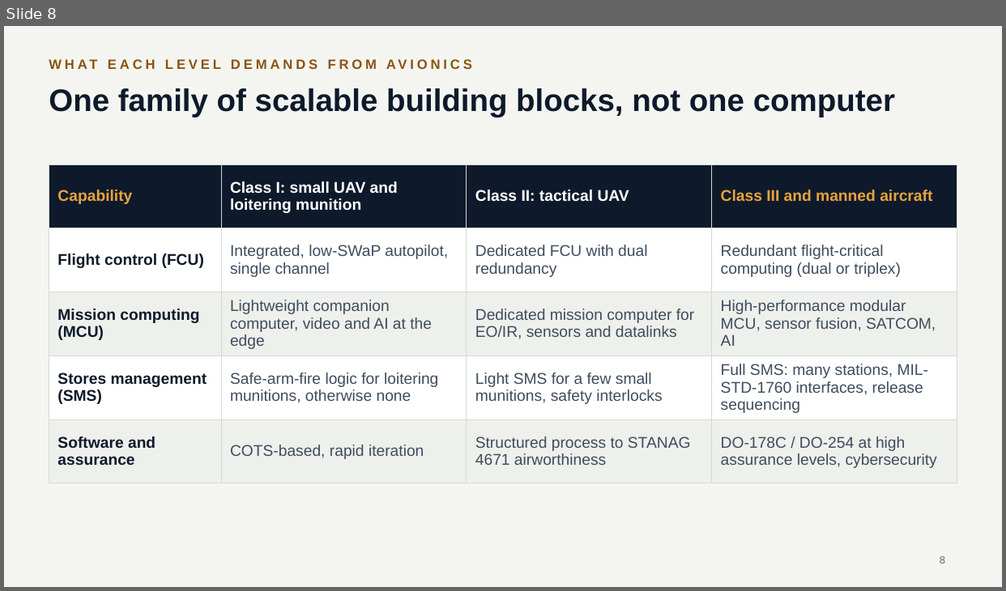
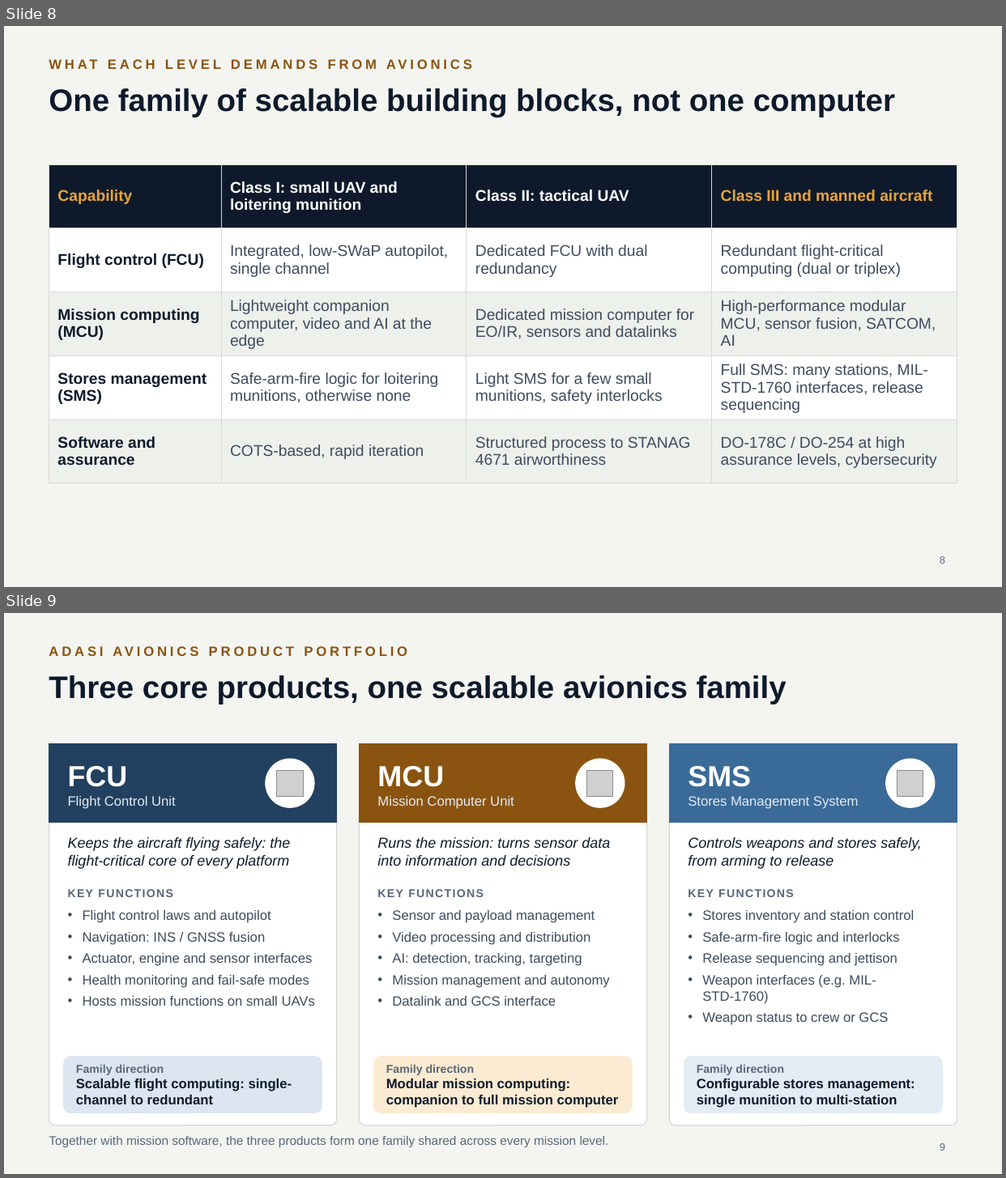
Before and after one commit to mmasabi/AIRepo, a slide deck: Avionics_CoE_Presentation.pptx. Shown one above the other, each under a label of ours: slide 8 before the commit, slides 8 and 9 after it. The pictures are 1006x591 and 1006x1178 pixels, drawn with LibreOffice and Linux fonts; fonts in the diff are those of the drawing; grey boxes stand for pictures. Boxes give left, top, right and bottom in pixels: in the first picture for what was removed or moved away, otherwise in the second. Text is boxed around its words. In the diff, an @@ line names an element or a change of style, - is before the commit and + after.

```diff
--- a/Avionics_CoE_Presentation.pptx
+++ b/Avionics_CoE_Presentation.pptx
@@ slide 9 added at [4, 613, 1002, 1174], background #F4F5F1 @@
@@ text added at [49, 643, 957, 669], 13 pt, text #8A5410, bold @@
+ADASI AVIONICS PRODUCT PORTFOLIO
@@ title added at [49, 675, 786, 704], 30 pt, text #0E1A2B, bold @@
+Three core products, one scalable avionics family
@@ rounded rectangle added at [49, 744, 336, 1126], fill #FFFFFF, outline #D5DAD6 1 pt @@
@@ rectangle added at [49, 744, 336, 823], fill #22405F, outline #22405F 0.75 pt, 13 pt, text #E3ECF5 @@
+FCU
+Flight Control Unit
@@ rounded rectangle added at [359, 744, 646, 1126], fill #FFFFFF, outline #D5DAD6 1 pt @@
@@ rectangle added at [359, 744, 646, 823], fill #8A5410, outline #8A5410 0.75 pt, 13 pt, text #E3ECF5 @@
+MCU
+Mission Computer Unit
@@ rounded rectangle added at [670, 744, 957, 1126], fill #FFFFFF, outline #D5DAD6 1 pt @@
@@ rectangle added at [670, 744, 957, 823], fill #3A6A98, outline #3A6A98 0.75 pt, 13 pt, text #E3ECF5 @@
+SMS
+Stores Management System
@@ ellipse added at [266, 759, 314, 807], fill #FFFFFF, outline #FFFFFF 1 pt @@
@@ picture added at [276, 770, 303, 796] @@
@@ ellipse added at [576, 759, 624, 807], fill #FFFFFF, outline #FFFFFF 1 pt @@
@@ picture added at [587, 770, 613, 796] @@
@@ ellipse added at [886, 759, 935, 807], fill #FFFFFF, outline #FFFFFF 1 pt @@
@@ picture added at [897, 770, 923, 796] @@
@@ text added at [68, 837, 290, 869], 14 pt, text #0E1A2B, italic @@
+Keeps the aircraft flying safely: the flight-critical core of every platform
@@ text added at [377, 837, 610, 866], 14 pt, text #0E1A2B, italic @@
+Runs the mission: turns sensor data into information and decisions
@@ text added at [688, 837, 922, 869], 14 pt, text #0E1A2B, italic @@
+Controls weapons and stores safely, from arming to release
@@ text added at [68, 889, 173, 897], 11 pt, text #5A6778, bold @@
+KEY FUNCTIONS
@@ text added at [377, 889, 484, 897], 11 pt, text #5A6778, bold @@
+KEY FUNCTIONS
@@ text added at [688, 889, 794, 897], 11 pt, text #5A6778, bold @@
+KEY FUNCTIONS
@@ text added at [83, 910, 315, 1006], 13 pt, text #3E4C5E @@
+• Flight control laws and autopilot
+• Navigation: INS / GNSS fusion
+• Actuator, engine and sensor interfaces
+• Health monitoring and fail-safe modes
+• Hosts mission functions on small UAVs
@@ text added at [392, 910, 610, 1006], 13 pt, text #3E4C5E @@
+• Sensor and payload management
+• Video processing and distribution
+• AI: detection, tracking, targeting
+• Mission management and autonomy
+• Datalink and GCS interface
@@ text added at [702, 910, 914, 1025], 13 pt, text #3E4C5E @@
+• Stores inventory and station control
+• Safe-arm-fire logic and interlocks
+• Release sequencing and jettison
+• Weapon interfaces (e.g. MIL-STD-1760)
+• Weapon status to crew or GCS
@@ rounded rectangle added at [64, 1057, 322, 1113], fill #DCE6F0, outline #DCE6F0 0.75 pt, 13 pt, text #0E1A2B, bold @@
+Family direction
+Scalable flight computing: single-channel to redundant
@@ rounded rectangle added at [374, 1057, 632, 1113], fill #FBEBD2, outline #FBEBD2 0.75 pt, 13 pt, text #0E1A2B, bold @@
+Family direction
+Modular mission computing: companion to full mission computer
@@ rounded rectangle added at [684, 1057, 942, 1113], fill #E3ECF5, outline #E3ECF5 0.75 pt, 13 pt, text #0E1A2B, bold @@
+Family direction
+Configurable stores management: single munition to multi-station
@@ text added at [49, 1136, 609, 1148], 12 pt, text #5A6778 @@
+Together with mission software, the three products form one family shared across every mission level.
@@ page number added at [940, 1144, 945, 1151], 10 pt, text #5A6778 @@
+9
```
Also in this commit, not shown: 1 other slide added.
